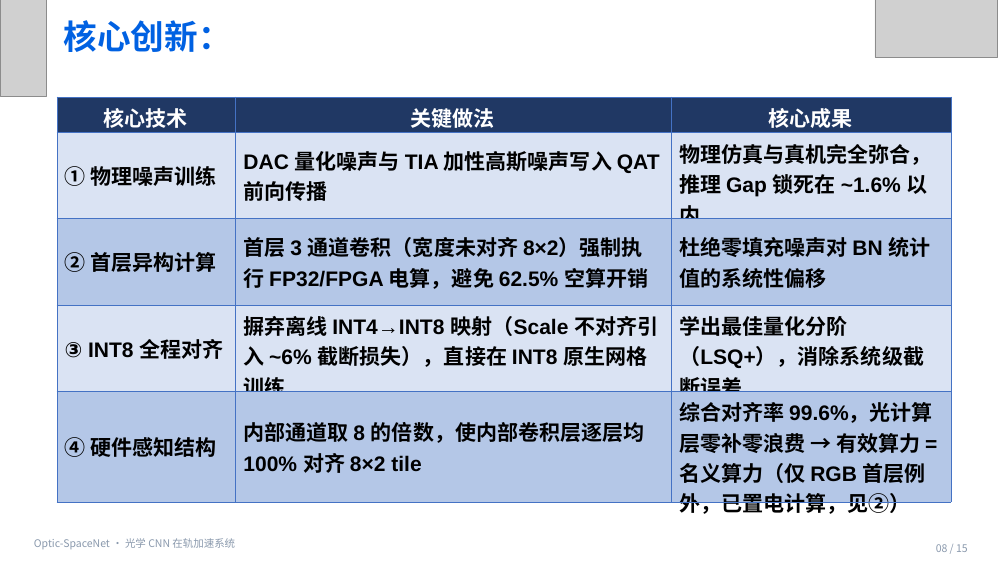
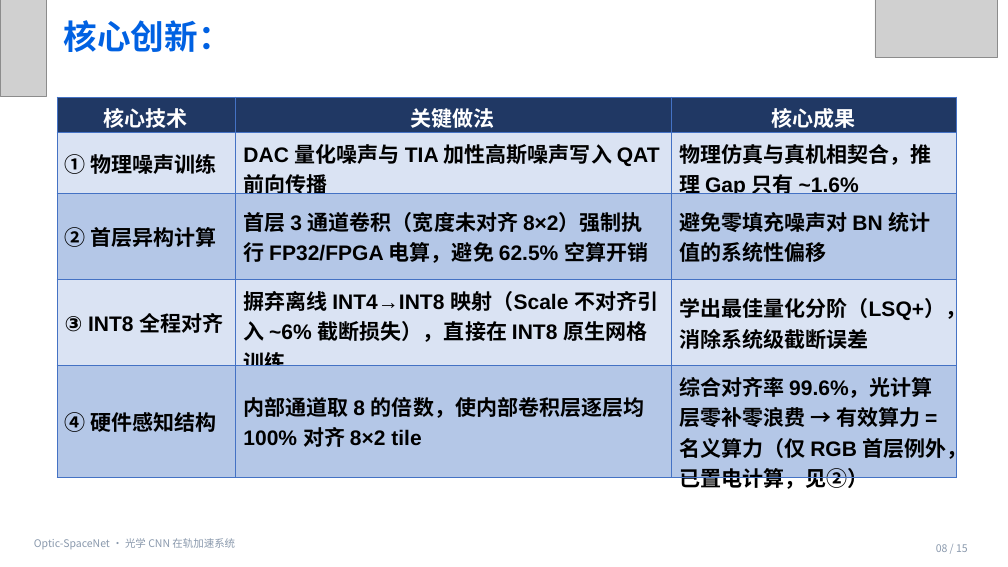
Before and after one commit to lhh010/Optic-SpaceNet-Final, a slide deck: slide 8 of 复赛文档/答辩ppt-CICC1003564-final.pptx. Drawn at 1008x567 pixels with LibreOffice and Linux fonts; fonts in the diff are those of the drawing; grey boxes stand for pictures. Boxes give left, top, right and bottom in pixels: in the first picture for what was removed or moved away, otherwise in the second. Text is boxed around its words. In the diff, an @@ line names an element or a change of style, - is before the commit and + after.

```diff
--- a/复赛文档/答辩ppt-CICC1003564-final.pptx
+++ b/复赛文档/答辩ppt-CICC1003564-final.pptx
@@ table at bbox=[57, 97, 957, 495] @@
-row 2, column 3: 物理仿真与真机完全弥合，推理 Gap 锁死在 ~1.6% 以内
+row 2, column 3: 物理仿真与真机相契合，推理 Gap 只有 ~1.6%
-row 3, column 3: 杜绝零填充噪声对 BN 统计值的系统性偏移
+row 3, column 3: 避免零填充噪声对 BN 统计值的系统性偏移
@@ table: place and size @@
-table at bbox=[57, 97, 952, 521]
+table at bbox=[57, 97, 957, 495]
```
Also in this commit, not shown: 3 other slides changed, 1 other file.
